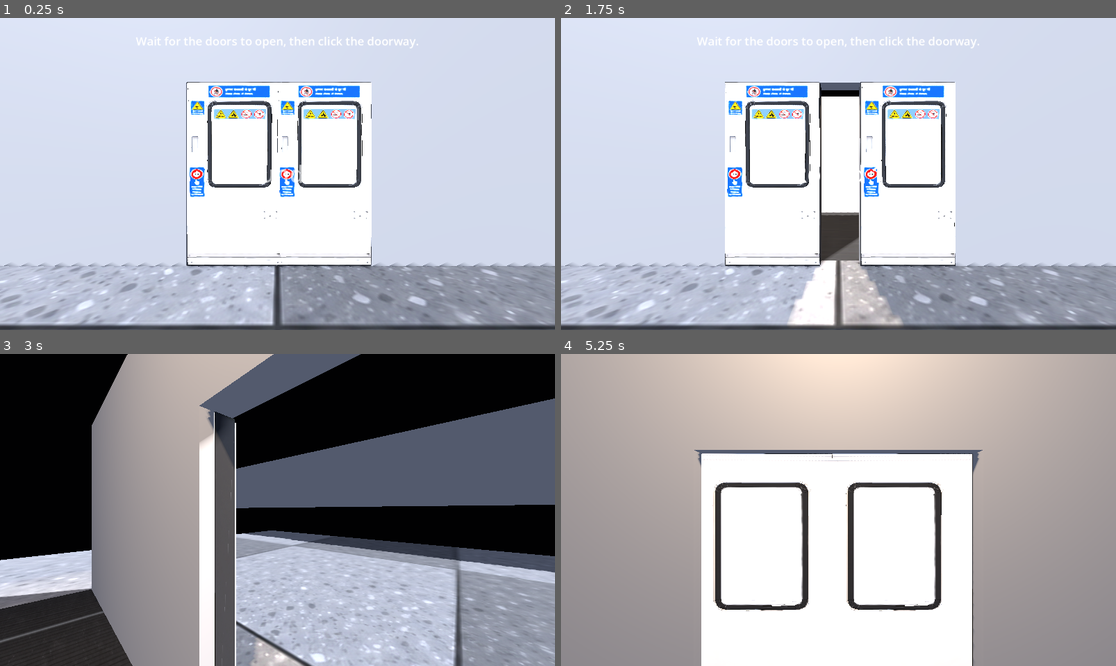
Above: before the commit, frames 1-4 (two rows, left to right).
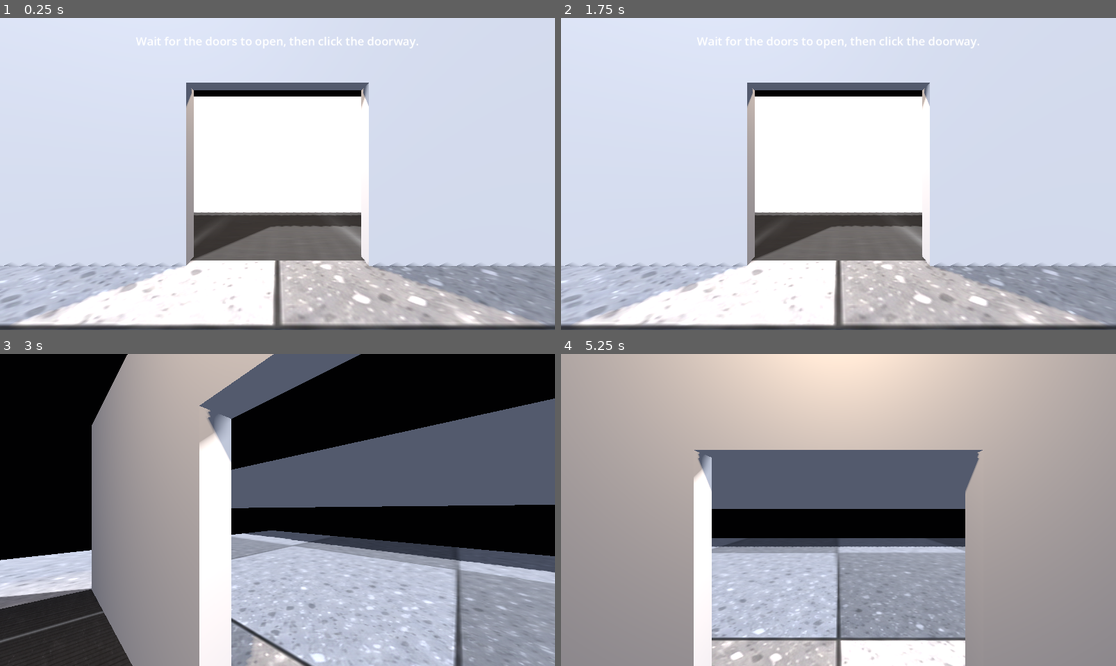
Above: after the commit, the same moments.

Repository: Vaibhav-hub123/DoorGambler
Game: Godot game, scene res://scenes/main.tscn
The game is run twice, just before and just after one commit, with the same random seed, the same clock (stepped at 60 frames per second) and the same inputs.
Inputs (mouse positions are in pixels of both pictures, inside the frame that each line leads up to):
- Up to frame 1 (0.25 s): no input
- Up to frame 2 (1.75 s): move the mouse to (960, 158) at 0.52 s; click (960, 158) at 0.67 s; tap Enter at 1.25 s; move the mouse to (727, 189) at 1.27 s; click (727, 189) at 1.42 s
- Up to frame 3 (3 s): move the mouse to (333, 441) at 2.02 s; click (333, 441) at 2.17 s; move the mouse to (249, 572) at 2.77 s; click (249, 572) at 2.92 s
- Up to frame 4 (5.25 s): move the mouse to (1005, 556) at 3.52 s; click (1005, 556) at 3.67 s; move the mouse to (672, 463) at 4.27 s; click (672, 463) at 4.42 s; move the mouse to (866, 510) at 5.02 s; click (866, 510) at 5.17 s

The runs differ from the first frame. In frame 1, 23% of the frame differs, in the area x 2-98%, y 20-99%; in frame 2, 23%; in frame 3, 3.1%; in frame 4, 31%, in the area x 23-75%, y 31-100%.

Commit message:
added right and left door

Diff:
--- a/scenes/main.tscn
+++ b/scenes/main.tscn
@@ -1,9 +1,8 @@
 [gd_scene format=3 uid="uid://cq521dy65wn1r"]
 
-[ext_resource type="Script" uid="uid://csuu0xqwrrtbb" path="res://main.gd" id="1_o5qli"]
-[ext_resource type="PackedScene" uid="uid://cbggxfvol8bej" path="res://assets/Meshy_AI_MetroRightDoorLowPoly_20261114_texture_fbx/Meshy_AI_MetroRightDoorLowPoly_20261114_texture_fbx/Meshy_AI_MetroRightDoorLowPoly_20261114_texture.fbx" id="2_right_door_model"]
+[ext_resource type="Script" path="res://main.gd" id="1_o5qli"]
 [ext_resource type="Texture2D" uid="uid://bsulig1q7tub6" path="res://assets/metro_station_floor.png" id="3_floor_texture"]
-[ext_resource type="Texture2D" path="res://assets/metro_car_floor.png" id="4_car_floor_texture"]
+[ext_resource type="Texture2D" uid="uid://bwepvg0ykinl5" path="res://assets/metro_car_floor.png" id="4_car_floor_texture"]
 
 [sub_resource type="Environment" id="Environment_main"]
 background_mode = 1
@@ -20,16 +19,16 @@
 roughness = 0.9
 uv1_offset = Vector3(0, 0.2, 0)
 
+[sub_resource type="BoxMesh" id="BoxMesh_station_back"]
+size = Vector3(40, 4, 0.2)
+
 [sub_resource type="PlaneMesh" id="PlaneMesh_car_floor"]
 size = Vector2(10, 3)
 
 [sub_resource type="StandardMaterial3D" id="Material_car_floor"]
 albedo_texture = ExtResource("4_car_floor_texture")
+roughness = 0.95
 uv1_scale = Vector3(2, 3, 1)
-roughness = 0.95
-
-[sub_resource type="BoxMesh" id="BoxMesh_station_back"]
-size = Vector3(40, 4, 0.2)
 
 [sub_resource type="BoxMesh" id="BoxMesh_wall"]
 size = Vector3(4, 3, 0.2)
@@ -63,8 +62,8 @@
 
 [node name="Train" type="Node3D" parent="." unique_id=1729372123]
 
-[node name="FloorInterior" type="MeshInstance3D" parent="Train"]
-position = Vector3(0, 0.015, -1.5)
+[node name="FloorInterior" type="MeshInstance3D" parent="Train" unique_id=1645369211]
+transform = Transform3D(1, 0, 0, 0, 1, 0, 0, 0, 1, 0, 0.015, -1.5)
 mesh = SubResource("PlaneMesh_car_floor")
 surface_material_override/0 = SubResource("Material_car_floor")
 
@@ -94,14 +93,8 @@
 [node name="DoorLeft" type="MeshInstance3D" parent="Train" unique_id=1389175952]
 transform = Transform3D(1, 0, 0, 0, 1, 0, 0, 0, 1, -0.5, 1, 0.031838473)
 
-[node name="ImportedDoorModel2" parent="Train/DoorLeft" unique_id=1808896327 instance=ExtResource("2_right_door_model")]
-transform = Transform3D(2.6789055, 0, 0, 0, 2.1003408, 0, 0, 0, 1, 0.029589653, 0, 0.028161526)
-
 [node name="DoorRight" type="MeshInstance3D" parent="Train" unique_id=1807624690]
 transform = Transform3D(1, 0, 0, 0, 1, 0, 0, 0, 1, 0.5, 1, 0.06)
-
-[node name="ImportedDoorModel" parent="Train/DoorRight" unique_id=1854924912 instance=ExtResource("2_right_door_model")]
-transform = Transform3D(2.6789055, 0, 0, 0, 2.1003408, 0, 0, 0, 1, 0, 0, 0)
 
 [node name="PlatformSpot" type="Marker3D" parent="." unique_id=165085940]
 transform = Transform3D(1, 0, 0, 0, 1, 0, 0, 0, 1, 0, 1.6, 4)
Binary file added: assets/Meshy_AI_MetroLeftDoorSolidLowPoly_20261114_texture_remesh_tri_fbx/Meshy_AI_MetroLeftDoorSolidLowPoly_20261114_texture_remesh_tri.fbx
Not shown, changed: assets/Meshy_AI_MetroLeftDoorSolidLowPoly_20261114_texture_remesh_tri_fbx/Meshy_AI_MetroLeftDoorSolidLowPoly_20261114_texture_remesh_tri.fbx.import
Binary file added: assets/Meshy_AI_MetroLeftDoorSolidLowPoly_20261114_texture_remesh_tri_fbx/Meshy_AI_MetroLeftDoorSolidLowPoly_20261114_texture_remesh_tri.png
Not shown, added: assets/Meshy_AI_MetroLeftDoorSolidLowPoly_20261114_texture_remesh_tri_fbx/Meshy_AI_MetroLeftDoorSolidLowPoly_20261114_texture_remesh_tri.png.import
Binary file added: assets/Meshy_AI_MetroLeftDoorSolidLowPoly_20261114_texture_remesh_tri_fbx/Meshy_AI_MetroLeftDoorSolidLowPoly_20261114_texture_remesh_tri_0.png
Not shown, changed: assets/Meshy_AI_MetroLeftDoorSolidLowPoly_20261114_texture_remesh_tri_fbx/Meshy_AI_MetroLeftDoorSolidLowPoly_20261114_texture_remesh_tri_0.png.import
Binary file added: assets/Meshy_AI_MetroLeftDoorSolidLowPoly_20261114_texture_remesh_tri_fbx/Meshy_AI_MetroLeftDoorSolidLowPoly_20261114_texture_remesh_tri_1.png
Not shown, added: assets/Meshy_AI_MetroLeftDoorSolidLowPoly_20261114_texture_remesh_tri_fbx/Meshy_AI_MetroLeftDoorSolidLowPoly_20261114_texture_remesh_tri_1.png.import
Binary file added: assets/Meshy_AI_MetroLeftDoorSolidLowPoly_20261114_texture_remesh_tri_fbx/Meshy_AI_MetroLeftDoorSolidLowPoly_20261114_texture_remesh_tri_2.png
Not shown, added: assets/Meshy_AI_MetroLeftDoorSolidLowPoly_20261114_texture_remesh_tri_fbx/Meshy_AI_MetroLeftDoorSolidLowPoly_20261114_texture_remesh_tri_2.png.import
Binary file added: assets/Meshy_AI_MetroLeftDoorSolidLowPoly_20261114_texture_remesh_tri_fbx/Meshy_AI_MetroLeftDoorSolidLowPoly_20261114_texture_remesh_tri_metallic.png
Not shown, added: assets/Meshy_AI_MetroLeftDoorSolidLowPoly_20261114_texture_remesh_tri_fbx/Meshy_AI_MetroLeftDoorSolidLowPoly_20261114_texture_remesh_tri_metallic.png.import
(and 10 more such lines)
